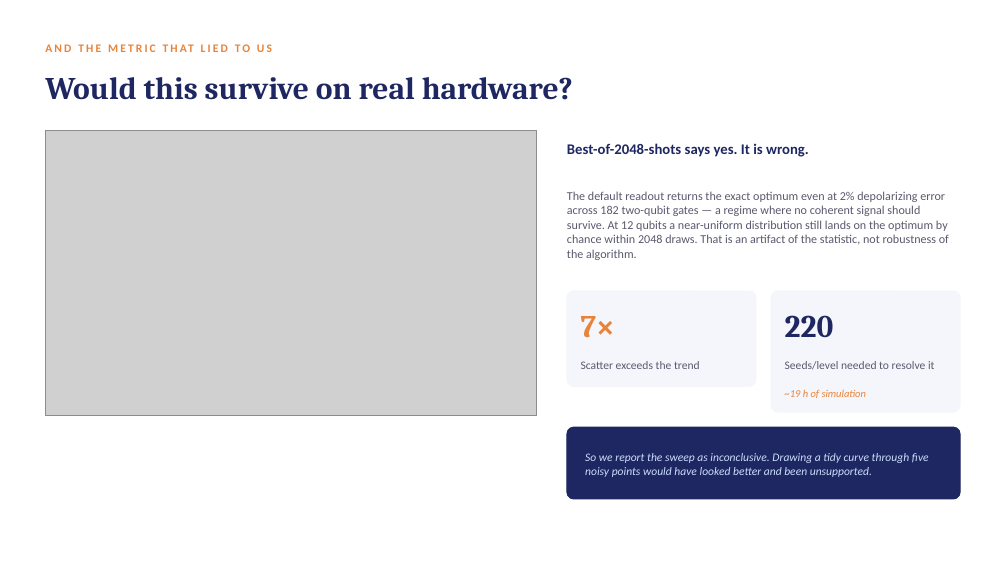
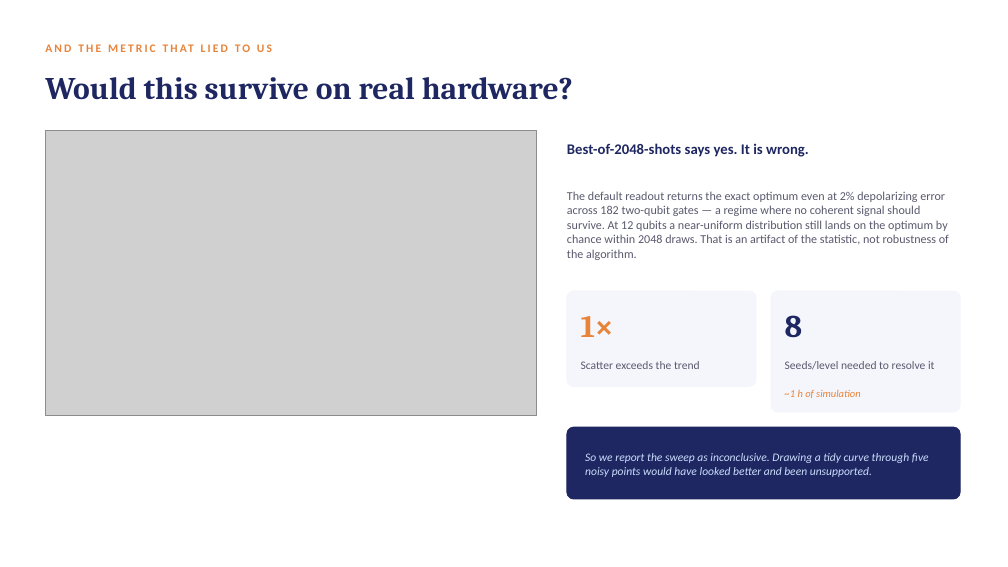
Before and after one commit to Dexterous-Ruler/quantum-loan-portfolio-allocator, a slide deck: slide 7 of PRESENTATION.pptx. Drawn at 1008x567 pixels with LibreOffice and Linux fonts; fonts in the diff are those of the drawing; grey boxes stand for pictures. Boxes give left, top, right and bottom in pixels: in the first picture for what was removed or moved away, otherwise in the second. Text is boxed around its words. In the diff, an @@ line names an element or a change of style, - is before the commit and + after.

```diff
--- a/PRESENTATION.pptx
+++ b/PRESENTATION.pptx
@@ text at bbox=[581, 316, 614, 337]: text changed @@
-7×
+1×
@@ text at bbox=[785, 315, 803, 338]: text changed @@
-220
+8
@@ text at bbox=[785, 390, 860, 398]: text changed @@
-~19 h of simulation
+~1 h of simulation
```
Also in this commit, not shown: 5 other slides changed, 38 other files.
